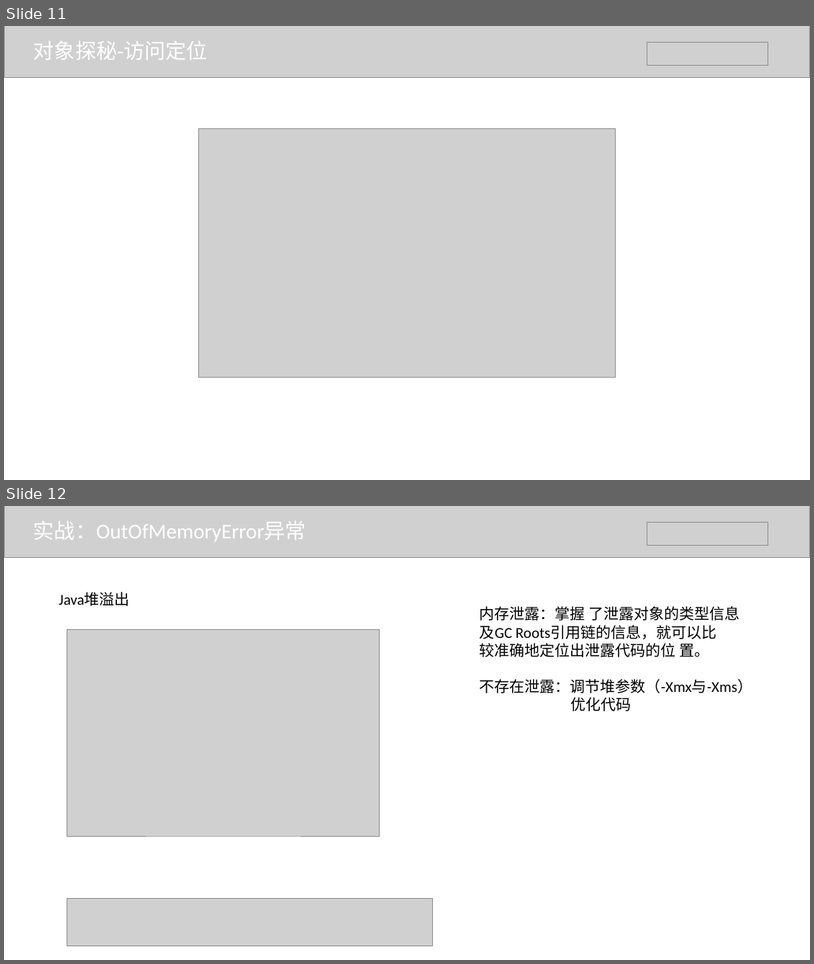
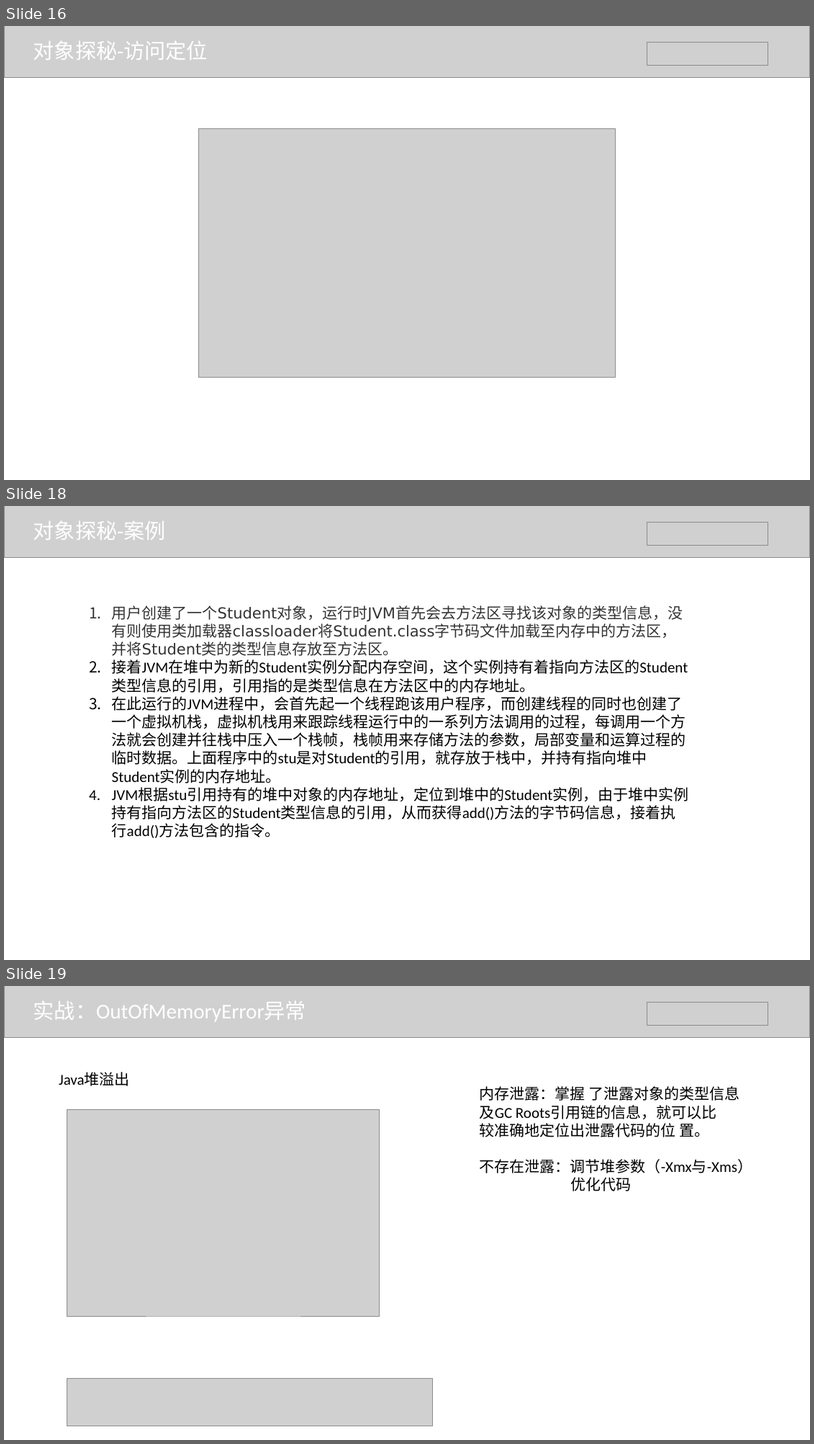
Before and after one commit to BraveMing/transfer-station, a slide deck: jvm/jvm内存管理-谭维明.pptx. Shown one above the other, each under a label of ours: slides 11 and 12 before the commit, slides 16, 18 and 19 after it; the slides between them are not shown. The pictures are 814x964 and 814x1444 pixels, drawn with LibreOffice and Linux fonts; fonts in the diff are those of the drawing; grey boxes stand for pictures. Boxes give left, top, right and bottom in pixels: in the first picture for what was removed or moved away, otherwise in the second. Text is boxed around its words. In the diff, an @@ line names an element or a change of style, - is before the commit and + after.

```diff
--- a/jvm/jvm内存管理-谭维明.pptx
+++ b/jvm/jvm内存管理-谭维明.pptx
@@ slide 18 added at bbox=[4, 506, 810, 960], background #FFFFFF @@
@@ picture added at bbox=[4, 506, 810, 557] @@
@@ text added at bbox=[34, 521, 166, 540], 25 pt, text #FFFFFF @@
+对象探秘-案例
@@ picture added at bbox=[647, 523, 769, 545] @@
@@ text added at bbox=[112, 605, 689, 838], 18 pt, text #000000 @@
+1. 用户创建了一个Student对象，运行时JVM首先会去方法区寻找该对象的类型信息，没有则使用类加载器classloader将Student.class字节码文件加载至内存中的方法区，并将Student类的类型信息存放至方法区。
+2. 接着JVM在堆中为新的Student实例分配内存空间，这个实例持有着指向方法区的Student类型信息的引用，引用指的是类型信息在方法区中的内存地址。
+3. 在此运行的JVM进程中，会首先起一个线程跑该用户程序，而创建线程的同时也创建了一个虚拟机栈，虚拟机栈用来跟踪线程运行中的一系列方法调用的过程，每调用一个方法就会创建并往栈中压入一个栈帧，栈帧用来存储方法的参数，局部变量和运算过程的临时数据。上面程序中的stu是对Student的引用，就存放于栈中，并持有指向堆中Student实例的内存地址。
+4. JVM根据stu引用持有的堆中对象的内存地址，定位到堆中的Student实例，由于堆中实例持有指向方法区的Student类型信息的引用，从而获得add()方法的字节码信息，接着执行add()方法包含的指令。
@@ what was slide 11 is now slide 16 @@
@@ what was slide 12 is now slide 19 @@
```
Also in this commit, not shown: 2 slides changed, 6 other slides added.
